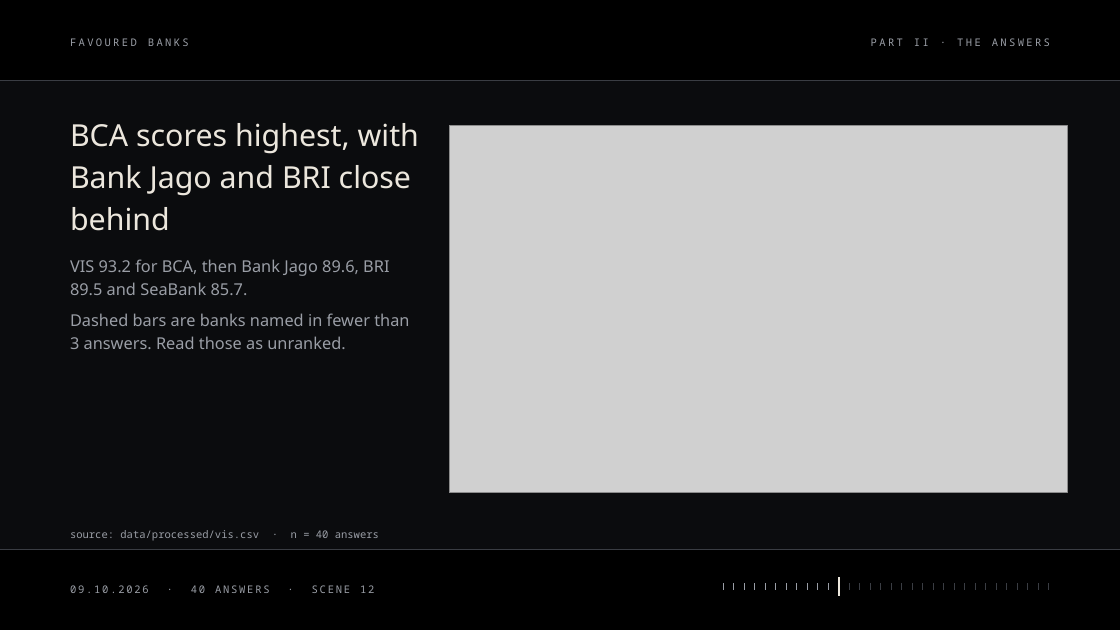
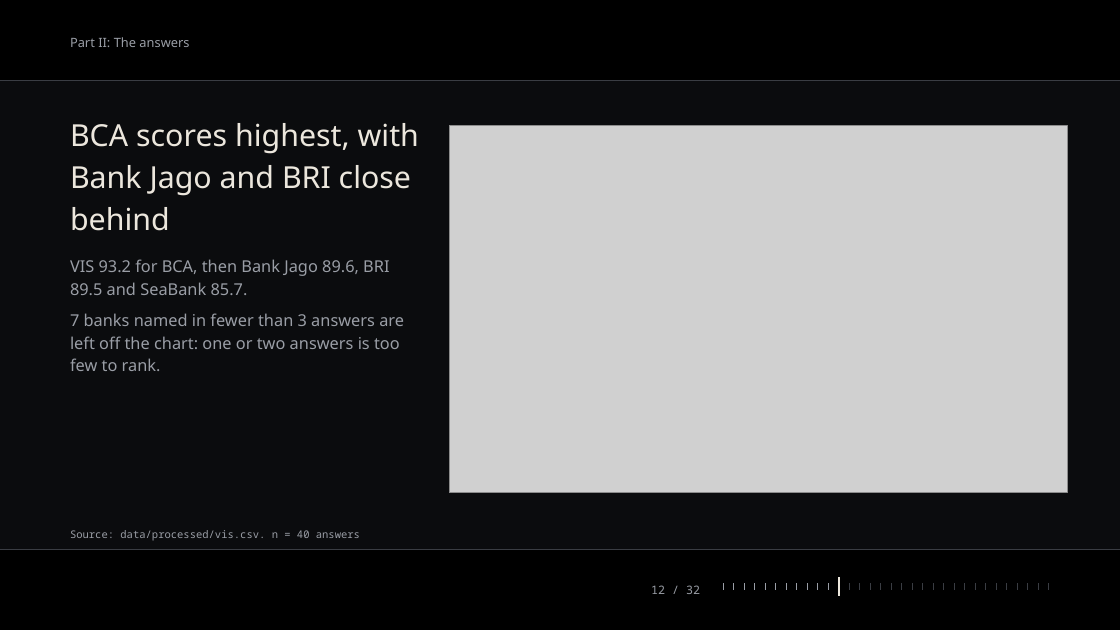
Before and after one commit to rgmwnn/geo-bank-visibility, a slide deck: slide 12 of deck/out/favoured-banks.pptx. Drawn at 1120x630 pixels with LibreOffice and Linux fonts; fonts in the diff are those of the drawing; grey boxes stand for pictures. Boxes give left, top, right and bottom in pixels: in the first picture for what was removed or moved away, otherwise in the second. Text is boxed around its words. In the diff, an @@ line names an element or a change of style, - is before the commit and + after.

```diff
--- a/deck/out/favoured-banks.pptx
+++ b/deck/out/favoured-banks.pptx
@@ text at [70,37,189,47]: text changed; size 9 to 11 pt; font Noto Sans Mono to Noto Sans @@
-PART II · THE ANSWERS
+Part II: The answers
@@ text removed at [70,38,189,46] @@
-FAVOURED BANKS
@@ text at [70,313,404,371]: text changed @@
-Dashed bars are banks named in fewer than 3 answers. Read those as unranked.
+7 banks named in fewer than 3 answers are left off the chart: one or two answers is too few to rank.
@@ text at [70,530,360,541]: text changed @@
-source: data/processed/vis.csv · n = 40 answers
+Source: data/processed/vis.csv. n = 40 answers
@@ text removed at [70,585,374,593] @@
-09.10.2026 · 40 ANSWERS · SCENE 12
@@ text added at [651,585,700,594], 10 pt, text #9A9EA6 @@
+12 / 32
```
Also in this commit, not shown: 31 other slides changed, 7 other files.
